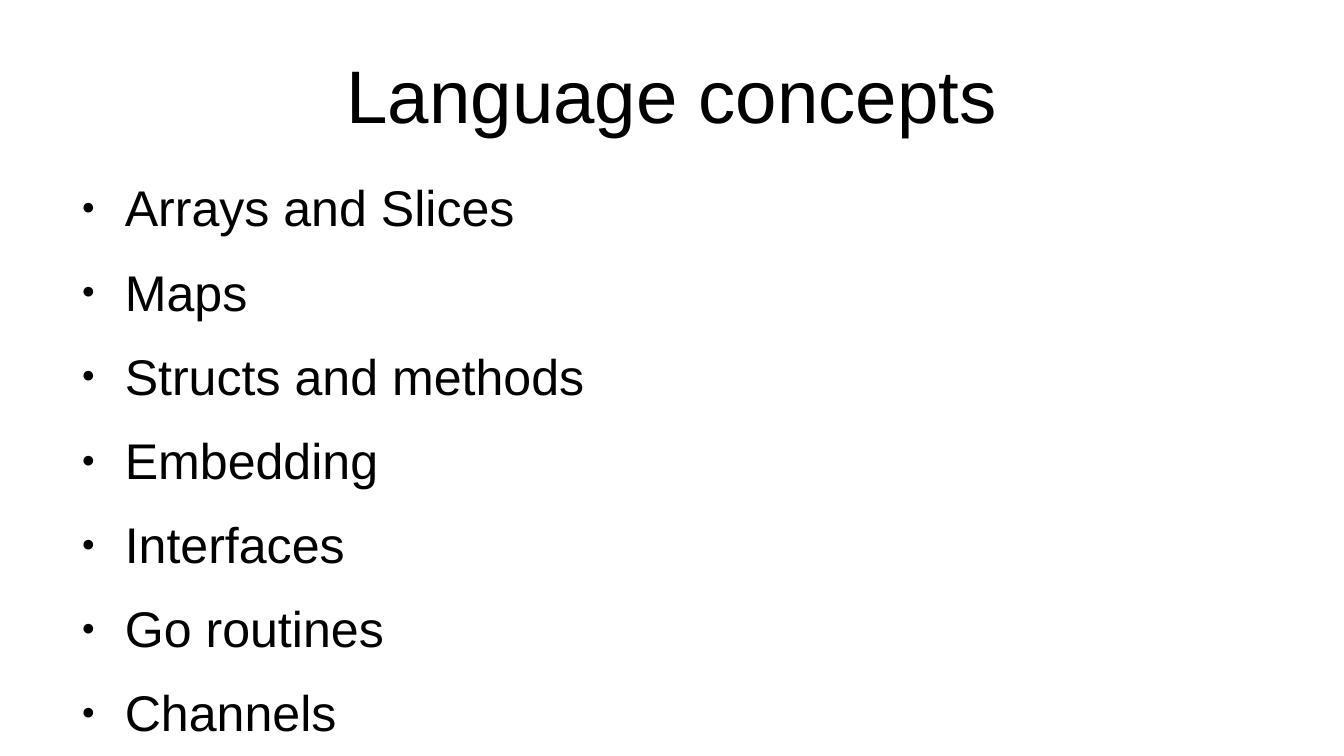
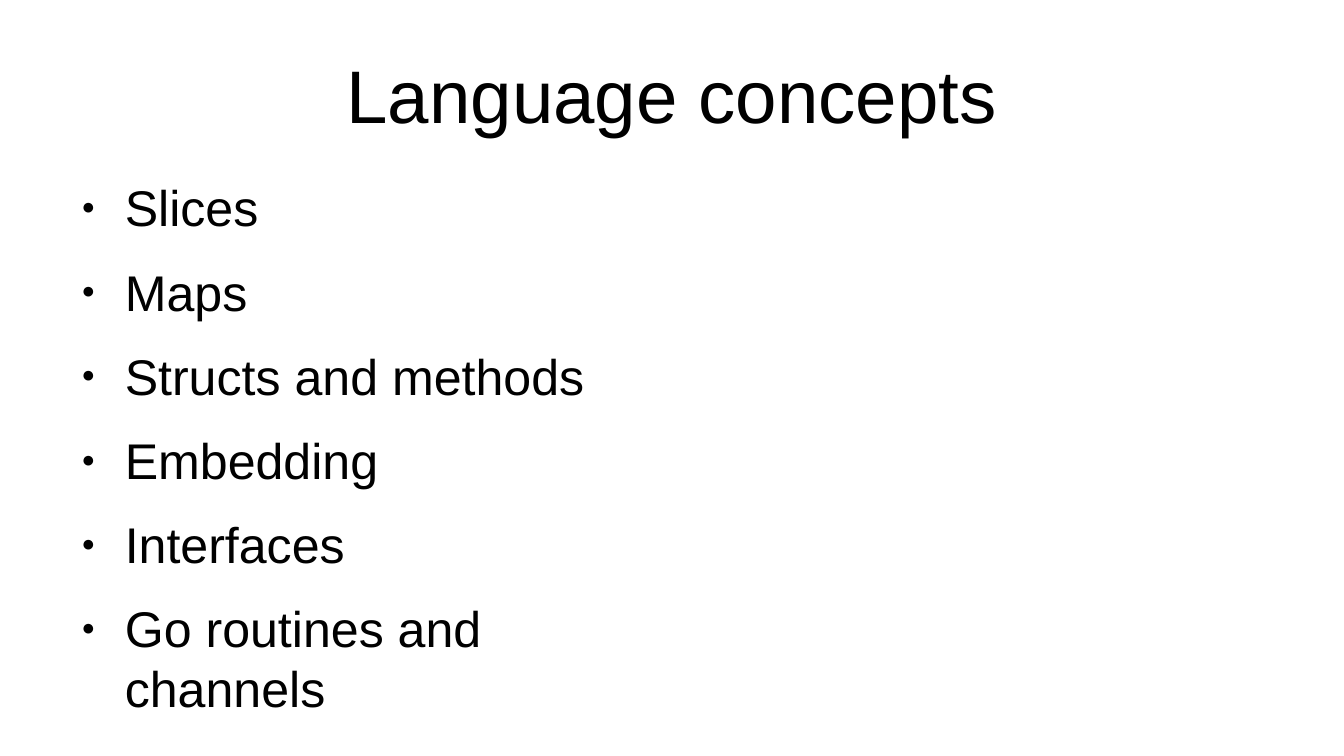
Before and after one commit to axis-go-course/spiderman, a slide deck: slide 4 of presentation.odp. Drawn at 1344x756 pixels with LibreOffice and Linux fonts; fonts in the diff are those of the drawing. Boxes give left, top, right and bottom in pixels: in the first picture for what was removed or moved away, otherwise in the second. Text is boxed around its words. In the diff, an @@ line names an element or a change of style, - is before the commit and + after.

```diff
--- a/presentation.odp
+++ b/presentation.odp
@@ text at [125, 189, 259, 227]: text changed @@
-● Arrays and Slices
+● Slices
@@ text at [125, 610, 482, 708]: text changed @@
-● Go routines
-● Channels
+● Go routines and channels
```
Also in this commit, not shown: 1 other slide changed, 4 other files.
